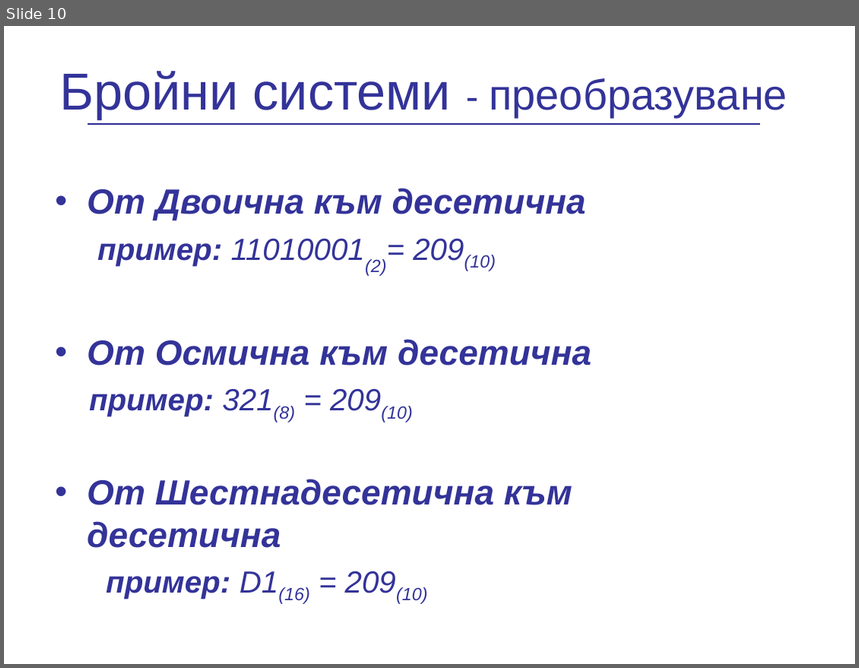
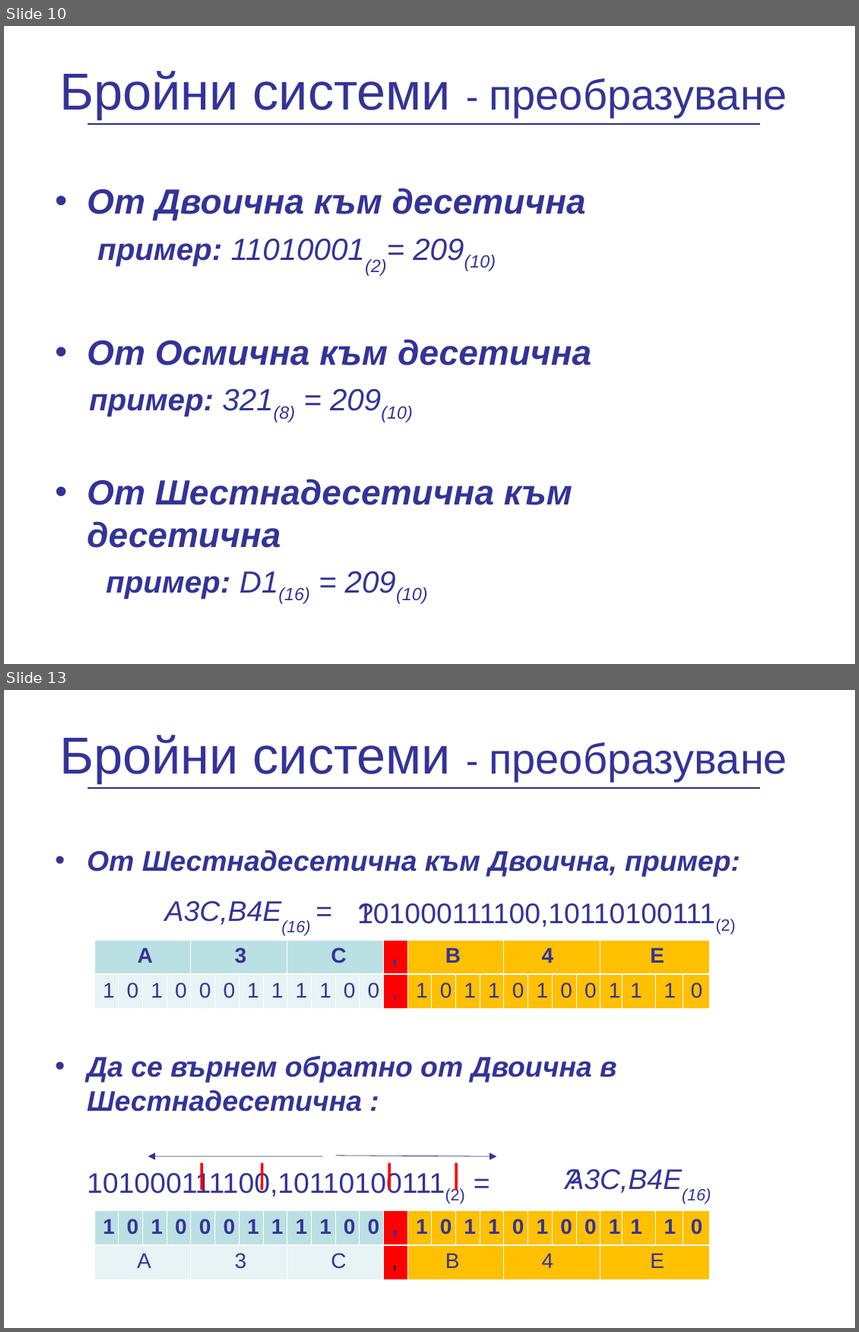
Before and after one commit to vpeevski/academy, a slide deck: Presentations/NumericalSystems/BroiniSistemi.ppt. Shown one above the other, each under a label of ours: slide 10 before the commit, slides 10 and 13 after it; the slides between them are not shown. The pictures are 859x668 and 859x1332 pixels, drawn with LibreOffice and Linux fonts; fonts in the diff are those of the drawing; background and template pictures are left out. Boxes give left, top, right and bottom in pixels: in the first picture for what was removed or moved away, otherwise in the second. Text is boxed around its words. In the diff, an @@ line names an element or a change of style, - is before the commit and + after.

```diff
--- a/Presentations/NumericalSystems/BroiniSistemi.ppt
+++ b/Presentations/NumericalSystems/BroiniSistemi.ppt
@@ slide 13 added at [4,690,855,1328], background picture (left out) @@
@@ title added at [60,735,788,783], 44 pt, text #333399 @@
+Бройни системи - преобразуване
@@ line added from (88, 788) to (760, 788), #333399 1.5 pt @@
@@ text added at [87,850,740,1205], 24 pt, text #333399, bold, italic @@
+• От Шестнадесетична към Двоична, пример:
+• Да се върнем обратно от Двоична в Шестнадесетична :
+101000111100,10110100111(2) =
@@ text added at [350,891,382,933], 24 pt, text #333399 @@
+?
@@ text added at [165,901,310,936], 24 pt, text #333399, italic @@
+A3C,B4Е(16) =
@@ text added at [373,904,736,934], 24 pt, text #333399 @@
+101000111100,10110100111(2)
@@ table added at [94,940,704,1008], 2 rows, 25 columns @@
+A |  |  |  | 3 |  |  |  | C |  |  |  | , | B |  |  |  | 4 |  |  |  | Е |  |  | 
+1 | 0 | 1 | 0 | 0 | 0 | 1 | 1 | 1 | 1 | 0 | 0 | , | 1 | 0 | 1 | 1 | 0 | 1 | 0 | 0 | 1 | 1 | 1 | 0
@@ arrow added from (322, 1157) to (148, 1157), #333399 0.51 pt @@
@@ line added from (202, 1191) to (202, 1163), #FF0000 2.24 pt @@
@@ line added from (262, 1191) to (262, 1163), #FF0000 2.24 pt @@
@@ arrow added from (336, 1156) to (496, 1157), #333399 0.51 pt @@
@@ line added from (389, 1191) to (389, 1163), #FF0000 2.24 pt @@
@@ line added from (456, 1191) to (456, 1163), #FF0000 2.24 pt @@
@@ text added at [557,1157,590,1199], 24 pt, text #333399 @@
+?
@@ text added at [566,1170,711,1205], 24 pt, text #333399, italic @@
+A3C,B4Е(16)
@@ table added at [94,1211,704,1279], 2 rows, 25 columns @@
+1 | 0 | 1 | 0 | 0 | 0 | 1 | 1 | 1 | 1 | 0 | 0 | , | 1 | 0 | 1 | 1 | 0 | 1 | 0 | 0 | 1 | 1 | 1 | 0
+A |  |  |  | 3 |  |  |  | C |  |  |  | , | B |  |  |  | 4 |  |  |  | Е |  |  | 
```
Also in this commit, not shown: 3 slides changed, 1 other slide added.
